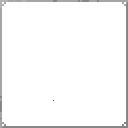
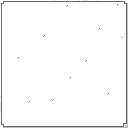
Before/after of a 128x128 layered artwork. What changed in the layer stack:
painted on "Layer" over [0, 0, 128, 128]
